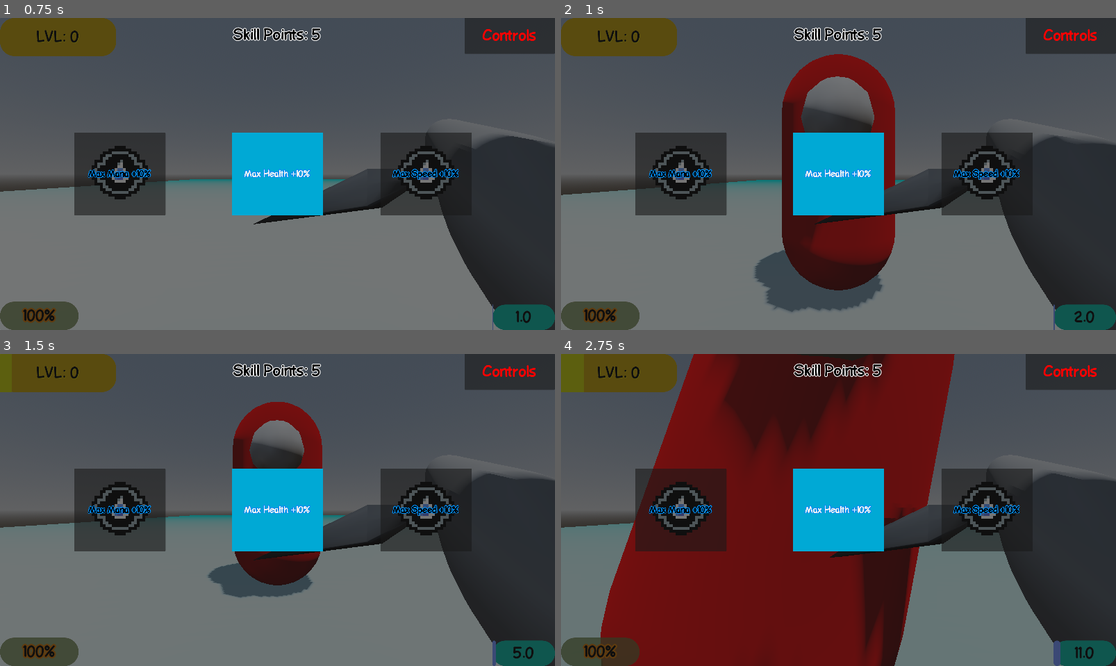
Above: before the commit, frames 1-4 (two rows, left to right).
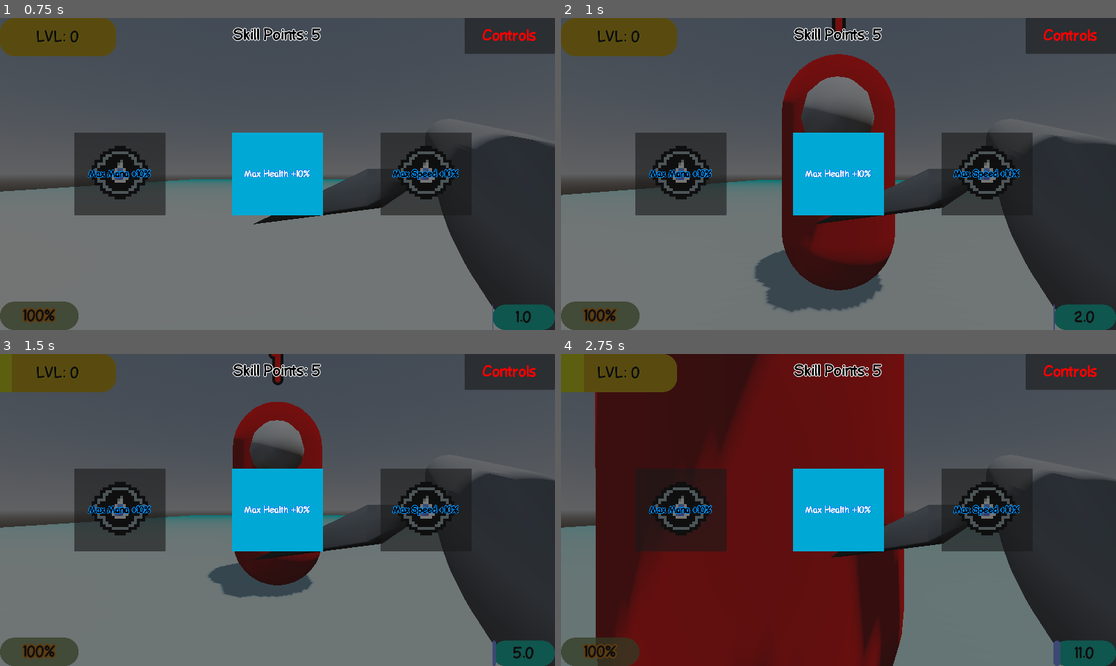
Above: after the commit, the same moments.

Repository: hasofit/NARUTO-FPS-LES-GO
Game: Godot game, scene res://scenes/world.tscn
Two runs of this game, one before a commit and one after it. Both use one fixed random seed, a clock stepped at 60 frames per second and the inputs below.
Inputs (mouse positions are in pixels of both pictures, inside the frame that each line leads up to):
- Up to frame 1 (0.75 s): move the mouse to (305, 174) at 0.52 s; hold W (move_forward) from 0.53 s (still down); hold V (Heal) from 0.53 s (still down)
- Up to frame 2 (1 s): keep holding W (move_forward); keep holding V (Heal); tap Space (jump) at 0.77 s; tap J (dummy_spawn) at 0.8 s
- Up to frame 3 (1.5 s): keep holding W (move_forward); move the mouse to (249, 510) at 1.27 s; release V (Heal) at 1.28 s; tap J (dummy_spawn) at 1.35 s
- Up to frame 4 (2.75 s): keep holding W (move_forward); tap Space (jump) at 1.52 s; tap V (Heal) at 1.55 s; move the mouse to (849, 503) at 2.02 s; hold V (Heal) from 2.03 s (still down); tap J (dummy_spawn) at 2.3 s

Frame 1 is identical in both runs. In frame 2, 0.1% of the frame differs, in the area x 48-52%, y 0-6%; in frame 3, 0.2%; in frame 4, 20%, in the area x 6-71%, y 0-100%.

Commit message:
Add Chasing mode to the enemies

Diff:
--- a/scenes/test_dummy.tscn
+++ b/scenes/test_dummy.tscn
@@ -19,7 +19,7 @@
 [node name="Test Dummy" type="RigidBody3D" groups=["Damagbele"]]
 collision_layer = 7
 collision_mask = 7
-sleeping = true
+lock_rotation = true
 script = ExtResource("1_p43bn")
 kunai = ExtResource("2_gionw")
 
@@ -38,4 +38,17 @@
 [node name="shooting_point" type="Marker3D" parent="."]
 transform = Transform3D(1, 0, 0, 0, 1, 0, 0, 0, 1, 0, 1.78549, 4.42925)
 
+[node name="Lvl_Label" type="Label3D" parent="."]
+transform = Transform3D(1, 0, 0, 0, 1, 0, 0, 0, 1, 0, 4.04462, 0)
+text = "LVL: 1"
+font_size = 200
+outline_size = 50
+
+[node name="Health_Label" type="Label3D" parent="."]
+transform = Transform3D(1, 0, 0, 0, 1, 0, 0, 0, 1, 0, 2.89985, 0)
+modulate = Color(1, 0, 0, 1)
+text = "0"
+font_size = 200
+outline_size = 50
+
 [connection signal="timeout" from="Change" to="." method="_on_change_timeout"]
--- a/scenes/world.tscn
+++ b/scenes/world.tscn
@@ -262,6 +262,11 @@
 world = NodePath("../..")
 health = 7
 
+[node name="Test Dummy9" parent="Enemies" node_paths=PackedStringArray("world") instance=ExtResource("2_rwgxs")]
+transform = Transform3D(1, 0, 0, 0, 1, 0, 0, 0, 1, -16.2595, -16.264, 32.3087)
+world = NodePath("../..")
+health = 7
+
 [node name="Test Dummy3" parent="Enemies" node_paths=PackedStringArray("world") instance=ExtResource("2_rwgxs")]
 transform = Transform3D(1, 0, 0, 0, 1, 0, 0, 0, 1, -185.582, -16.737, 188.332)
 world = NodePath("../..")
@@ -270,7 +275,6 @@
 
 [node name="Test Dummy4" parent="Enemies" node_paths=PackedStringArray("world") instance=ExtResource("2_rwgxs")]
 transform = Transform3D(1, 0, 0, 0, 1, 0, 0, 0, 1, -165.744, -16.264, 188.287)
-lock_rotation = true
 world = NodePath("../..")
 health = 7
 SPEED = 20
@@ -282,7 +286,6 @@
 
 [node name="Test Dummy6" parent="Enemies" node_paths=PackedStringArray("world") instance=ExtResource("2_rwgxs")]
 transform = Transform3D(0.0187961, 0, -0.999823, 0, 1, 0, 0.999823, 0, 0.0187961, -203.496, -5.86378, 149.641)
-lock_rotation = true
 world = NodePath("../..")
 health = 9
 shooting = true
--- a/scripts/test_dummy.gd
+++ b/scripts/test_dummy.gd
@@ -3,6 +3,8 @@
 @onready var player: CharacterBody3D = $"../../Player"
 @onready var change: Timer = $Change
 @onready var shooting_point: Marker3D = $shooting_point
+@onready var lvl_label: Label3D = $Lvl_Label
+@onready var health_label: Label3D = $Health_Label
 
 @export var world : Node3D
 @export var kunai : PackedScene
@@ -11,13 +13,25 @@
 @export var shooting = false
 @export var SPEED = 300
 @export var turn_time : float = 1
+@export var LVL = 1
+@export var chasing = false
 
 var left = false
 
 func _ready() -> void:
 	change.start(turn_time)
 
+	lvl_label.text = "LVL: " + str(LVL)
+	health *= LVL / 10 + 1
+	health_label.text = str(health)
+
 func _physics_process(delta: float) -> void:
+
+	if chasing:
+		global_position = global_position.move_toward(player.global_position, 10 * delta)
+
+	health_label.text = str(health)
+
 	if health < 1:
 		player.xp_up(10)
 		queue_free()
